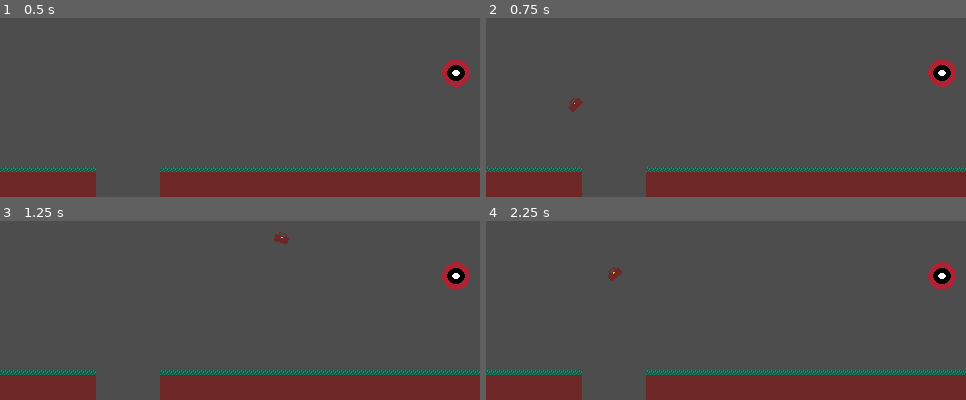
Above: before the commit, frames 1-4 (two rows, left to right).
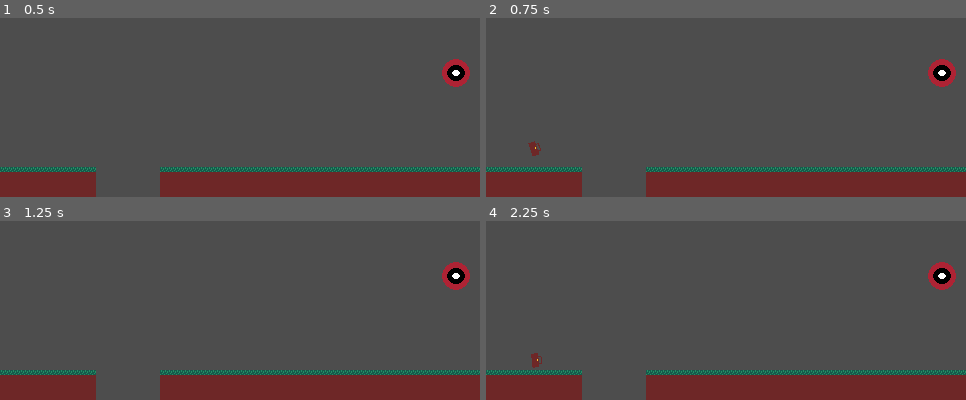
Above: after the commit, the same moments.

Repository: VarnCc/koffer
Game: Godot game, scene res://main.tscn
The game is run twice, just before and just after one commit, with the same random seed, the same clock (stepped at 60 frames per second) and the same inputs.
Inputs:
- Up to frame 1 (0.5 s): no input
- Up to frame 2 (0.75 s): tap Enter at 0.5 s; tap Space (shoot) at 0.6 s
- Up to frame 3 (1.25 s): no input
- Up to frame 4 (2.25 s): tap Space (shoot) at 1.35, 2, 2.1 s

Frame 1 is identical in both runs. In frame 2, 0.3% of the frame differs, in the area x 8-21%, y 44-78%; in frame 3, 0.1%; in frame 4, 0.3%.

Commit message:
Addet Player in Main, spawn projectil in main updatet, Fix in Player

Diff:
--- a/main.gd
+++ b/main.gd
@@ -3,7 +3,7 @@
 @export var projectile_scene: PackedScene
 
 var score = 0
-var combo = 1
+var combo = 1.0
 const target_points = 10.0
 var game_state = true
 var shot_active = false
@@ -12,12 +12,12 @@
 
 # Called when the node enters the scene tree for the first time.
 func _ready() -> void:
+	$Player.shot_request.connect(_on_player_shot_request)
 	spawn_target()
 
 # Called every frame. 'delta' is the elapsed time since the previous frame.
 func _process(delta: float) -> void:
-	if Input.is_action_just_pressed("shoot"):
-		test_shoot()
+	pass
 
 func spawn_target():
 	var padding = 18.0
@@ -41,11 +41,14 @@
 		current_target = target
 		add_child(target)
 
-func projectile():
+func projectile(direction, power):
 	var projectile = projectile_scene.instantiate()
 	add_child(projectile)
 	projectile.global_position = $PlayerSpawn.global_position
-	projectile.linear_velocity = Vector2(400, -500)
+
+	var base_speed = 500
+	base_speed = base_speed * power
+	projectile.linear_velocity = direction * base_speed
 
 	projectile.hit.connect(_on_projectile_hit)
 	projectile.miss.connect(_on_projectile_miss)
@@ -75,7 +78,8 @@
 
 	shot_active = false
 
-func test_shoot():
-	if shot_active == false:
-		projectile()
-		shot_active = true
+func _on_player_shot_request(direction: Vector2, power: float):
+	if shot_active:
+		return
+	projectile(direction, power)
+	shot_active = true
--- a/main.tscn
+++ b/main.tscn
@@ -4,6 +4,7 @@
 [ext_resource type="Texture2D" uid="uid://ba0u38o8r21lr" path="res://Assets/Sprites/World/Ground_test_32.png" id="1_ig7tw"]
 [ext_resource type="PackedScene" uid="uid://dsaa1gtjrjmlk" path="res://target.tscn" id="2_h2yge"]
 [ext_resource type="PackedScene" uid="uid://dgobe73fxv4au" path="res://projectile.tscn" id="3_1bvp3"]
+[ext_resource type="PackedScene" uid="uid://dnw3s77wmc1f0" path="res://player.tscn" id="5_lquwl"]
 
 [sub_resource type="RectangleShape2D" id="RectangleShape2D_0xm2m"]
 size = Vector2(320, 31)
@@ -99,3 +100,5 @@
 texture = ExtResource("1_ig7tw")
 
 [node name="GameTimer" type="Timer" parent="." unique_id=889713443]
+
+[node name="Player" parent="." unique_id=343612898 instance=ExtResource("5_lquwl")]
--- a/player.gd
+++ b/player.gd
@@ -63,5 +63,5 @@
 	var angle = 80 - (aim_locked_value * (80 -10))
 	angle = deg_to_rad(angle)
 
-	var direction = Vector2(cos(angle), sin(angle))
+	var direction = Vector2(cos(angle), -sin(angle))
 	return direction
